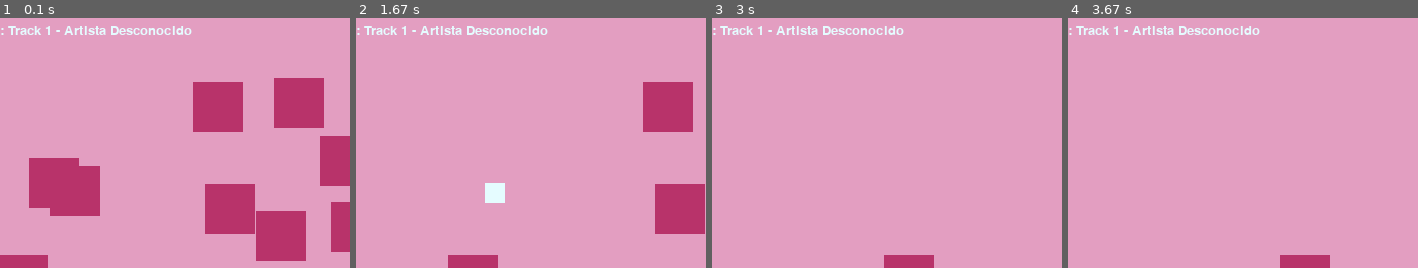
Above: before the commit, frames 1-4 (left to right).
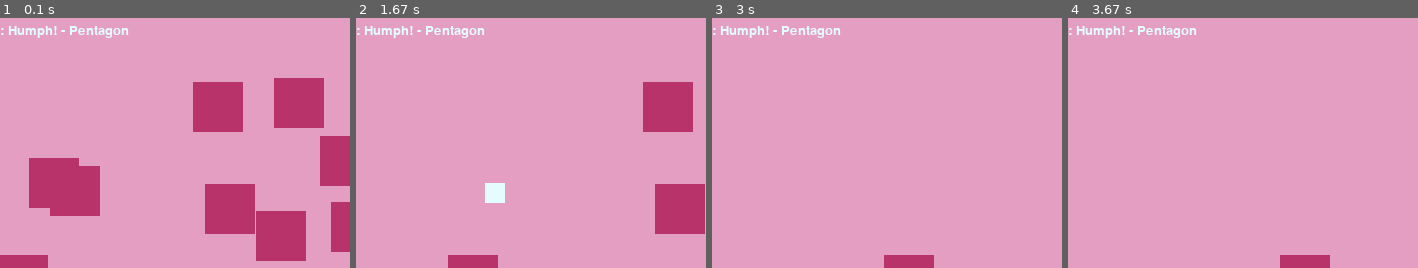
Above: after the commit, the same moments.

Repository: 2019-B-GR1-Python/py-diaz-pachacama-b612
Game: pygame game, started from proyecto-osu/pruebas/juego-mod.py
Same seed, same stepped clock (60 frames per second), same inputs: the game is played once before the commit and once after it.
Inputs (mouse positions are % of the whole screen's width and height, from its top left):
- Up to frame 1 (0.1 s): no input
- Up to frame 2 (1.67 s): click (65, 22) at 0.38 s; click (35, 95) at 0.72 s; click (23, 56) at 1.05 s; click (39, 38) at 1.38 s
- Up to frame 3 (3 s): click (46, 68) at 1.72 s; click (90, 62) at 2.05 s; click (91, 47) at 2.38 s; click (5, 46) at 2.72 s
- Up to frame 4 (3.67 s): click (64, 90) at 3.05 s; click (81, 43) at 3.38 s
The pictures show only the part of the screen within x 20-70%, y 5-55%; the shares and areas given below are measured in that part.

The runs differ from the first frame. In frame 1, 1.0% of the frame differs, in the area x 2-55%, y 3-8%; in frame 2, 1.0%; in frame 3, 1.0%; in frame 4, 1.0%.

Commit message:
add-song-in-game
Cambiar path para reproducir el audio

Diff:
--- a/proyecto-osu/pruebas/juego-mod.py
+++ b/proyecto-osu/pruebas/juego-mod.py
@@ -71,13 +71,14 @@
     """ This class represents an instance of the game. If we need to
         reset the game we'd just need to create a new instance of this
         class. """
-    song = "Track 1 - Artista Desconocido"
+    song = "Humph! - Pentagon"
     pygame.font.init()
     fuente = pygame.font.Font(None, 20)
+    pygame.mixer.init()
+    pygame.mixer.music.load('/home/dev-05/Documents/ld-python/py-diaz-pachacama-b612/proyecto-osu/recursos/pentagon-humph.ogg')
+    pygame.mixer.music.play()
 
     def __init__(self):
-        """ Constructor. Create all our attributes and initialize
-        the game. """
 
         self.score = 0
         self.game_over = False
@@ -86,7 +87,7 @@
         self.block_list = pygame.sprite.Group()
         self.all_sprites_list = pygame.sprite.Group()
 
-        # Create the block sprites
+        # BLOQUES
         for i in range(20):
             block = Block()
 
@@ -96,14 +97,11 @@
             self.block_list.add(block)
             self.all_sprites_list.add(block)
 
-        # Create the player
+        # JUGADOR
         self.player = Player()
         self.all_sprites_list.add(self.player)
 
     def process_events(self):
-        """ Process all of the events. Return a "True" if we need
-            to close the window. """
-
         for event in pygame.event.get():
             if event.type == pygame.QUIT:
                 return True
@@ -114,10 +112,6 @@
         return False
 
     def run_logic(self):
-        """
-        This method is run each time through the frame. It
-        updates positions and checks for collisions.
-        """
         if not self.game_over:
             # Move all the sprites
             self.all_sprites_list.update()
@@ -133,12 +127,18 @@
 
             if len(self.block_list) == 0:
                 self.game_over = True
+        for event in pygame.event.get():
+            if event.type == pygame.MOUSEBUTTONDOWN:
+               print('click')
+
+        return False
 
     def display_frame(self, screen):
         """ Display everything to the screen for the game. """
         screen.fill(COLOR_FONDO)
 
         if self.game_over:
+            pygame.mixer.music.stop()
             text = self.fuente.render(F"Perdiste, tu puntuación final es: {self.score}. Haz clic para jugar de nuevo", True, NEGRO)
             center_x = (ANCHO_VENTANA // 2) - (text.get_width() // 2)
             center_y = (ALTO_VENTANA // 2) - (text.get_height() // 2)
@@ -158,7 +158,6 @@
     """ Main program function. """
     # Initialize Pygame and set up the window
     pygame.init()
-
     size = [ANCHO_VENTANA, ALTO_VENTANA]
     screen = pygame.display.set_mode(size)
 
--- /dev/null
+++ b/proyecto-osu/pruebas/music.py
@@ -0,0 +1,9 @@
+import pygame
+
+pygame.mixer.init()
+pygame.mixer.music.load("/home/dev-05/Documents/ld-python/py-diaz-pachacama-b612/proyecto-osu/pentagon-humph.ogg")
+pygame.mixer.music.set_volume(1.0)
+pygame.mixer.music.play()
+
+while pygame.mixer.music.get_busy() == True:
+	pass
Not shown, added: proyecto-osu/recursos/clic.wav
Not shown, added: proyecto-osu/recursos/pentagon-humph.ogg
